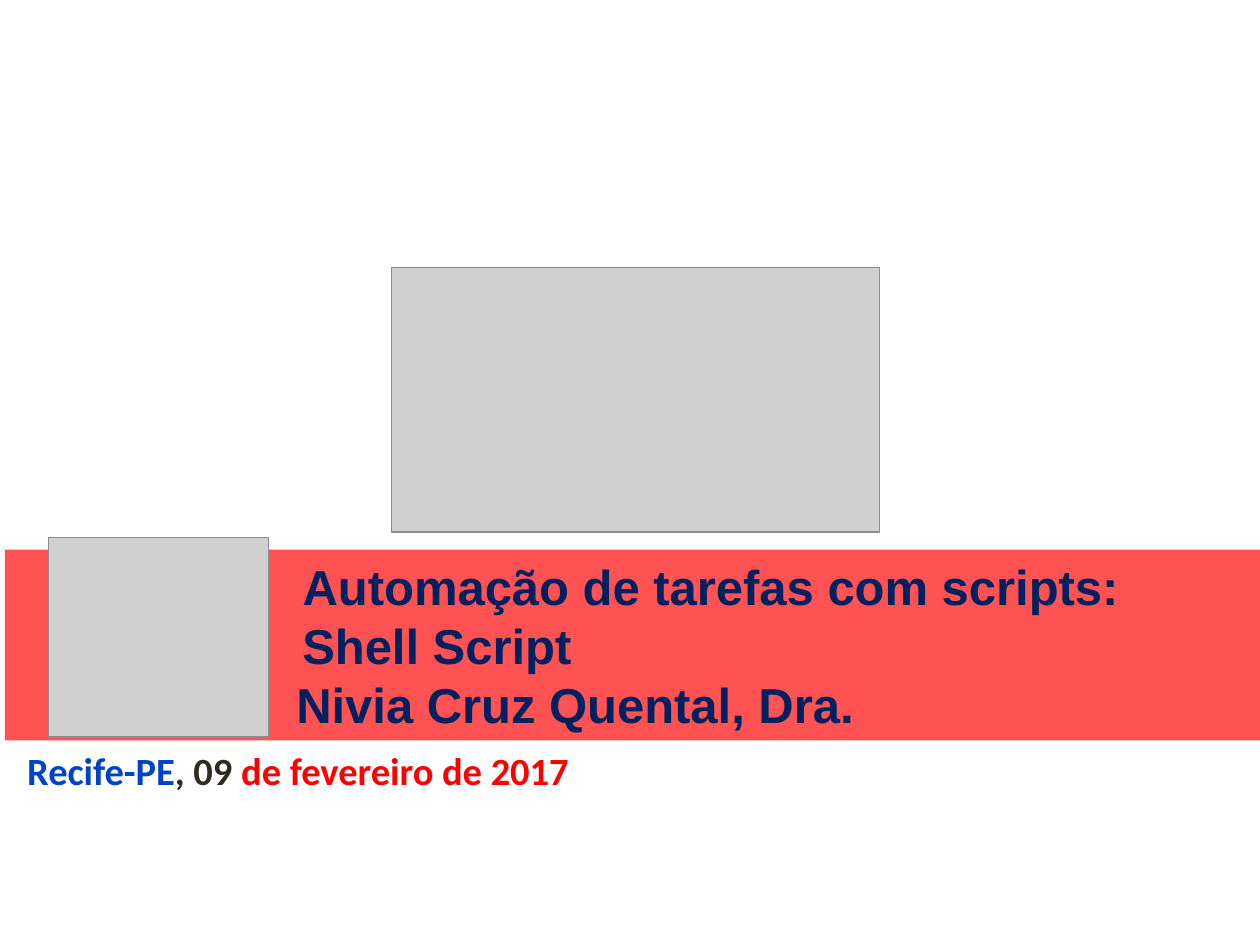
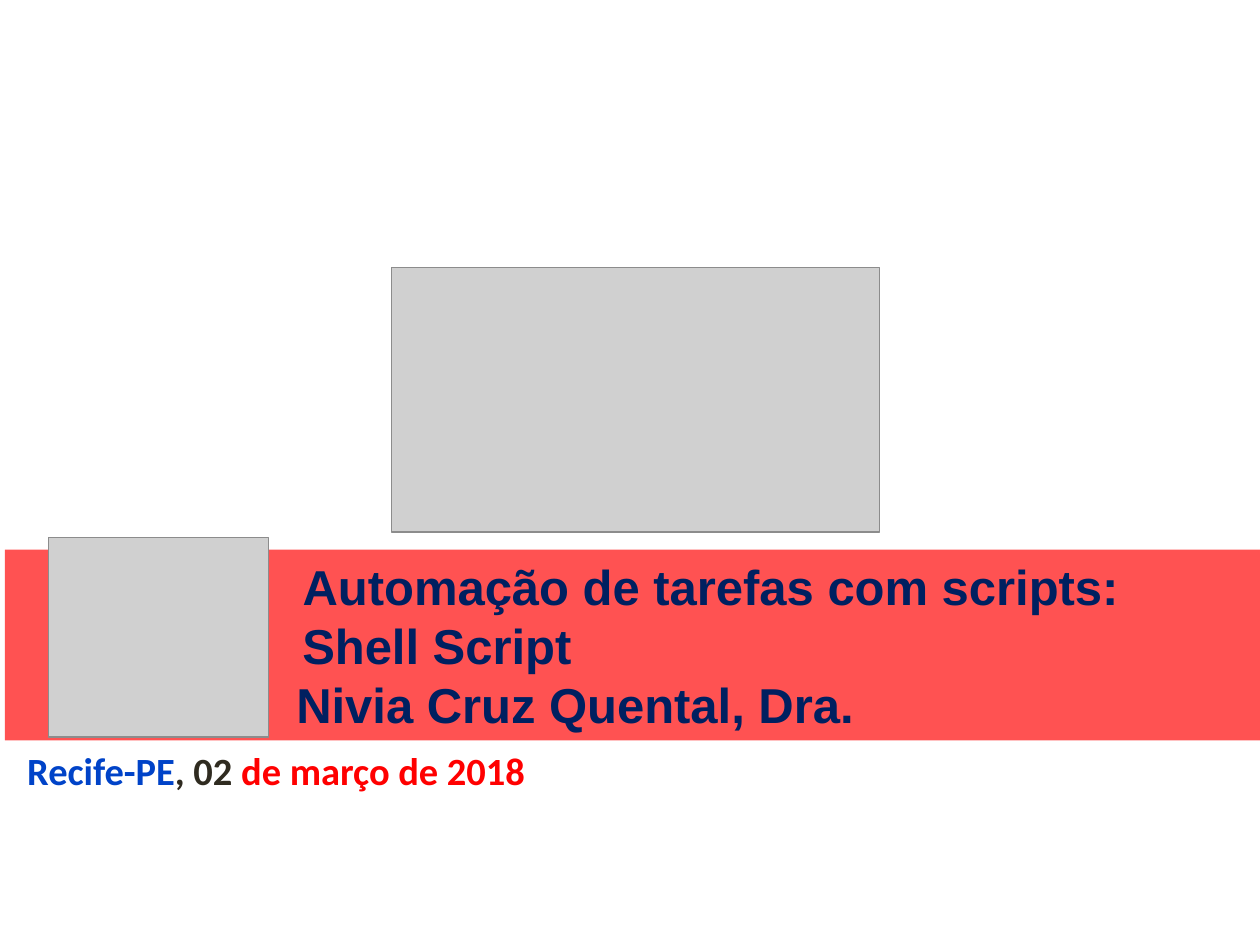
Before and after one commit to niviaquental/niviaquental.github.io, a slide deck: slide 1 of AutomacaoComScripts/Aula02-ShellScript/02-ShellScript.pptx. Drawn at 1260x945 pixels with LibreOffice and Linux fonts; fonts in the diff are those of the drawing; grey boxes stand for pictures; background and template pictures are left out. Boxes give left, top, right and bottom in pixels: in the first picture for what was removed or moved away, otherwise in the second. Text is boxed around its words. In the diff, an @@ line names an element or a change of style, - is before the commit and + after.

```diff
--- a/AutomacaoComScripts/Aula02-ShellScript/02-ShellScript.pptx
+++ b/AutomacaoComScripts/Aula02-ShellScript/02-ShellScript.pptx
@@ text at (27, 758, 525, 792): text changed @@
-Recife-PE, 09 de fevereiro de 2017
+Recife-PE, 02 de março de 2018
```
Also in this commit, not shown: 1 other slide changed, 1 other file.
